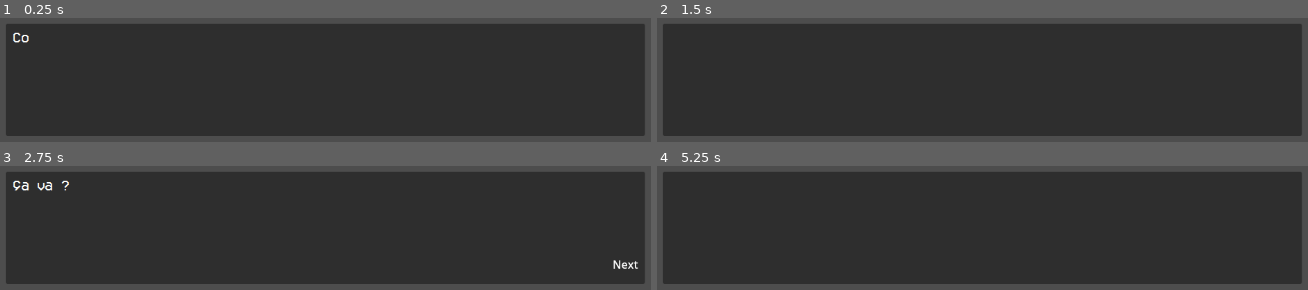
Above: before the commit, frames 1-4 (two rows, left to right).
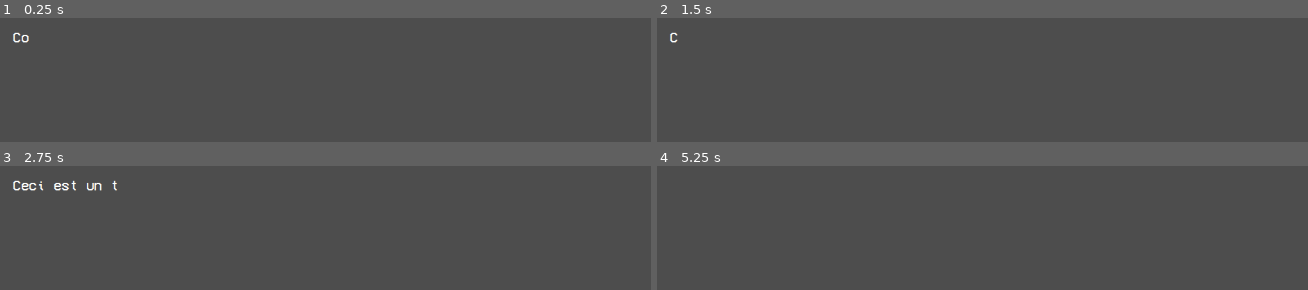
Above: after the commit, the same moments.

Repository: Raphalex46/TheBloodyRaise
Game: Godot game, scene res://test_scenes/ui/ui.tscn
The game is run twice, just before and just after one commit, with the same random seed, the same clock (stepped at 60 frames per second) and the same inputs. This scene is started directly instead of the project's main scene.
Inputs (mouse positions are in pixels of both pictures, inside the frame that each line leads up to):
- Up to frame 1 (0.25 s): no input
- Up to frame 2 (1.5 s): tap Enter at 0.5 s; move the mouse to (outside the picture) at 0.52 s; hold D (move_right) 0.53-1.28 s; right-click (outside the picture) at 0.6 s; tap Space (jump) at 0.77 s; move the mouse to (outside the picture) at 1.27 s; hold S (move_backwards) from 1.28 s (still down); right-click (outside the picture) at 1.35 s
- Up to frame 3 (2.75 s): tap Space (jump) at 1.52 s; move the mouse to (outside the picture) at 2.02 s; release S (move_backwards) at 2.03 s; hold D (move_right) from 2.03 s (still down); right-click (outside the picture) at 2.1 s
- Up to frame 4 (5.25 s): tap Space (jump) at 2.75, 3.02, 3.77, 4.52, 5 s; move the mouse to (943, 194) at 2.77 s; release D (move_right) at 2.78 s; hold W (move_forwards) 2.78-3.53 s; right-click (943, 194) at 2.85 s; tap Enter at 3.5 s; move the mouse to (1223, 172) at 3.52 s; hold A (move_left) 3.53-5.03 s; right-click (1223, 172) at 3.6 s; move the mouse to (outside the picture) at 4.27 s; right-click (outside the picture) at 4.35 s; move the mouse to (outside the picture) at 5.02 s; hold S (move_backwards) from 5.03 s (still down); right-click (outside the picture) at 5.1 s

The runs differ from the first frame. In frame 1, 89% of the frame differs, in the area x 0-100%, y 4-96%; in frame 2, 89%; in frame 3, 89%; in frame 4, 89%.

Commit message:
ui: add a prompt at the end of the dialogue and sound effects when displaying characters

Diff:
--- a/ui/dialogue/dialogue.gd
+++ b/ui/dialogue/dialogue.gd
@@ -1,47 +1,78 @@
 extends Control
 
 @export var char_per_sec: float = 10 # Number of characters to display per second
+@export var prompt: String = " >" # A simple prompt to display once text is done displaying
+@onready var prompt_len: int = prompt.length() # Length of the prompt
+@export var prompt_blink_freq: float = 0.5 # Blink the prompt once every x seconds
 
 signal dialogue_finished # Signal sent when the player advances the dialogue
 
 @onready var text_label: RichTextLabel = $Panel/RichTextLabel # Main text
-@onready var next_label: Label = $Panel/Label # Little gizmo that says next
+@onready var sound_effect: AudioStreamPlayer = $SoundEffect # Sound effect node
 
-var displayed_chars: float = 0 # Internal count of number of characters to display
+@onready var time_char_interval: float = 1/char_per_sec # Amount of time it takes to display a character
+
+var elapsed_time: float = 0 # Time counter for displaying characters
+var elapsed_blink_time: float = 0 # Same kind of counter but for blinking the prompt
 var content_length: int = 0 # Length of the content
 var display: bool = false # Enables or disables this node's logic
+var finished: bool = false # Whether the text has finished displaying
 
 func _ready() -> void:
-	content_length = text_label.text.length()
+	_reset_text_label()
+	display_dialogue(text_label.text)
 
 func _process(delta: float) -> void:
 	if display:
 		_update_display(delta)
 
 # Update the text display
-func _update_display(delta):
-	if content_length > displayed_chars - 1:
-		text_label.visible_characters = floor(displayed_chars)
-		displayed_chars += char_per_sec * delta
+func _update_display(delta: float):
+	if not finished:
+		_update_displayed_chars(delta)
 	else:
 		# Once the content has been displayed, show the next label and send a
 		# signal when the user advances dialogue
-		next_label.show()
 		if Input.is_action_just_pressed(&"advance_dialogue"):
 			_reset_text_label()
 			emit_signal("dialogue_finished")
+		# If text is done displaying, just blink the prompt
+		_blink_prompt(delta)
+
+# Advance the elapsed time counter, display characters and play the sound
+# effect
+func _update_displayed_chars(delta: float) -> void:
+	elapsed_time += delta
+	while elapsed_time >= time_char_interval:
+		text_label.visible_characters += 1
+		elapsed_time -= time_char_interval
+		if text_label.text[text_label.visible_characters] != "":
+			sound_effect.pitch_scale = randf_range(0.7, 0.9)
+			sound_effect.play()
+	if text_label.visible_characters == content_length:
+		finished = true
 
 # Reset this node
 func _reset_text_label() -> void:
 	text_label.visible_characters = 0
-	displayed_chars = 0
 	content_length = 0
-	next_label.hide()
+	elapsed_time = 0
 	display = false
+
+# Just blink the prompt at the specified frequency
+func _blink_prompt(delta: float):
+	elapsed_blink_time += delta
+	if elapsed_blink_time > prompt_blink_freq:
+		if text_label.visible_characters == content_length:
+			text_label.visible_characters += prompt_len
+			elapsed_blink_time = 0
+		else:
+			text_label.visible_characters = max(0, text_label.visible_characters - prompt_len)
+			elapsed_blink_time = 0
 
 # Public function to display dialogue
 func display_dialogue(content: String) -> void:
-	text_label.text = content
+	text_label.text = content + prompt
 	content_length = content.length()
-	displayed_chars = 0
 	display = true
+	finished = false
--- a/ui/dialogue/dialogue.tscn
+++ b/ui/dialogue/dialogue.tscn
@@ -1,7 +1,8 @@
-[gd_scene load_steps=3 format=3 uid="uid://bov0nxbqsd6o4"]
+[gd_scene load_steps=4 format=3 uid="uid://bov0nxbqsd6o4"]
 
 [ext_resource type="Script" uid="uid://cpfoou4u22eql" path="res://ui/dialogue/dialogue.gd" id="1_8q5o4"]
 [ext_resource type="FontFile" uid="uid://l1pv5jrv71g0" path="res://ui/dialogue/VCR_OSD_MONO.ttf" id="2_h4lfh"]
+[ext_resource type="AudioStream" uid="uid://dgn7vtd13k2ot" path="res://ui/dialogue/sound_effect.wav" id="3_m4qfh"]
 
 [node name="Dialogue" type="Control"]
 layout_mode = 3
@@ -11,6 +12,7 @@
 script = ExtResource("1_8q5o4")
 
 [node name="Panel" type="Panel" parent="."]
+self_modulate = Color(1, 1, 1, 0)
 layout_mode = 1
 anchors_preset = -1
 anchor_left = 0.1
@@ -34,18 +36,7 @@
 theme_override_font_sizes/normal_font_size = 20
 text = "This is a sample text"
 
-[node name="Label" type="Label" parent="Panel"]
-visible = false
-layout_mode = 1
-anchors_preset = -1
-anchor_left = 1.0
-anchor_top = 1.0
-anchor_right = 1.0
-anchor_bottom = 1.0
-offset_left = -40.0
-offset_top = -40.0
-offset_right = -10.0
-offset_bottom = -10.0
-grow_horizontal = 0
-grow_vertical = 0
-text = "Next"
+[node name="SoundEffect" type="AudioStreamPlayer" parent="."]
+stream = ExtResource("3_m4qfh")
+mix_target = 1
+max_polyphony = 10
Not shown, added: ui/dialogue/sound_effect.wav.import
Not shown, added: ui/dialogue/sound_effect.wav
